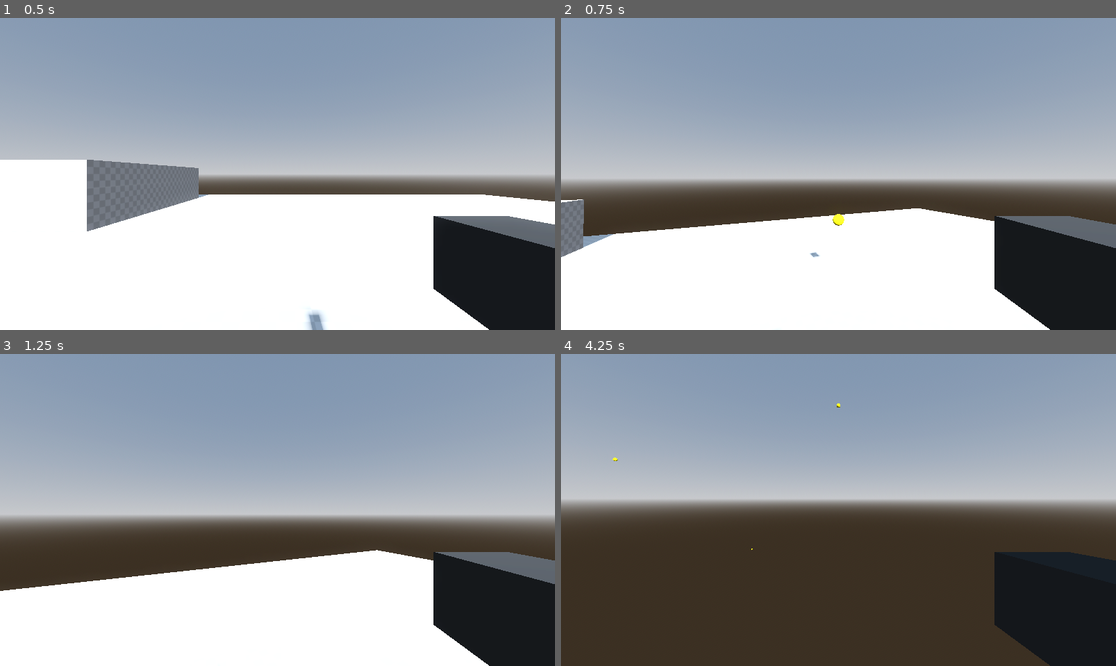
Above: before the commit, frames 1-4 (two rows, left to right).
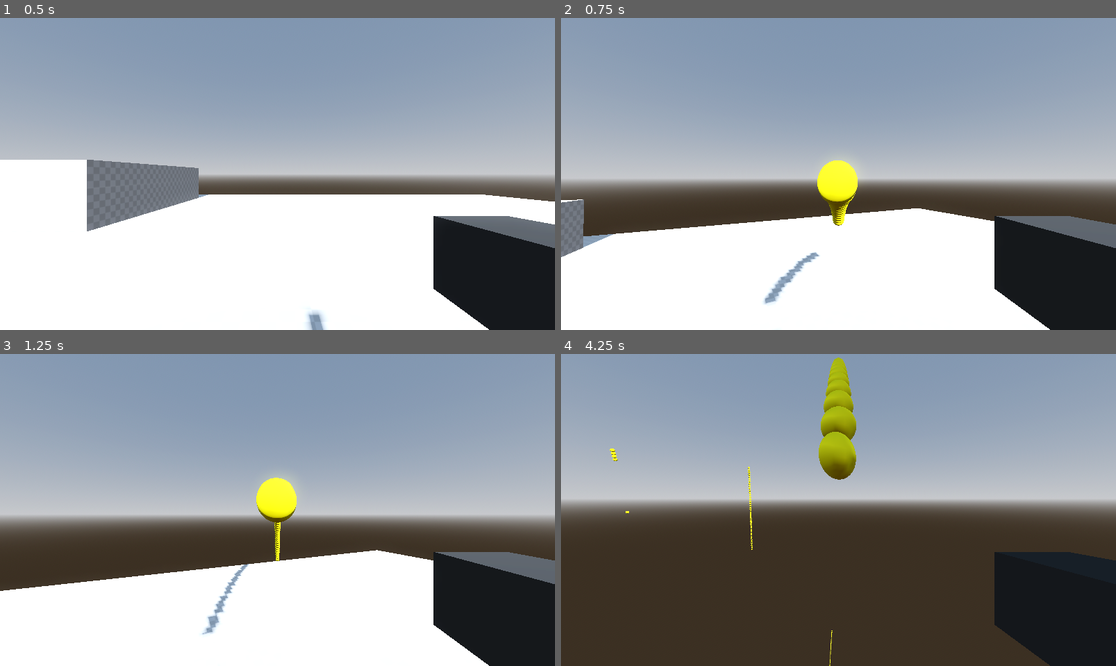
Above: after the commit, the same moments.

Repository: UselessFodder/Filthy_Neon_FPS_Project
Game: Godot game, scene res://world.tscn
Same seed, same stepped clock (60 frames per second), same inputs: the game is played once before the commit and once after it.
Inputs (mouse positions are in pixels of both pictures, inside the frame that each line leads up to):
- Up to frame 1 (0.5 s): no input
- Up to frame 2 (0.75 s): tap Enter (ui_accept) at 0.5 s; move the mouse to (866, 174) at 0.52 s; press the mouse at (866, 174) at 0.53 s; hold Up (ui_up) from 0.53 s (still down)
- Up to frame 3 (1.25 s): keep holding Up (ui_up); tap Enter (ui_accept) at 0.77 s
- Up to frame 4 (4.25 s): keep holding Up (ui_up); move the mouse to (810, 510) at 1.27 s; release the mouse at (810, 510) at 1.28 s; tap Ctrl (crouch) at 1.35 s; tap Enter (ui_accept) at 1.52, 3.02, 3.77 s; click (810, 510) at 1.55 s; move the mouse to (849, 503) at 2.02 s; press the mouse at (849, 503) at 2.03 s; move the mouse to (832, 516) at 2.77 s; release the mouse at (832, 516) at 2.78 s; tap Shift (sprint) at 2.85 s; click (832, 516) at 3.05 s; move the mouse to (877, 513) at 3.52 s; press the mouse at (877, 513) at 3.53 s

Frame 1 is identical in both runs. In frame 2, 1.3% of the frame differs, in the area x 36-54%, y 45-92%; in frame 3, 1.2%; in frame 4, 2.0%, in the area x 8-54%, y 1-100%.

Commit message:
Auto/Semi Auto modes added
Made the primary fire check able to initiate either semi or full auto firing based on weapon var is_automatic

TODO: Move this full/semi auto check to weapon item

Diff:
--- a/CharacterBody3D.gd
+++ b/CharacterBody3D.gd
@@ -15,6 +15,9 @@
 var current_speed = SPEED
 var run_speed = SPEED * 3
 var crouch_speed = SPEED * 0.25
+
+#prep automatic var
+var reset_fire = true
 
 const JUMP_VELOCITY = 4.5
 const MOUSE_SENS = 0.4
@@ -63,11 +66,20 @@
 		feet.position.y = FEET_HEIGHT
 
 	# Check for shooting
-	if Input.is_action_just_pressed("primary fire"):
-
+	if Input.is_action_pressed("primary fire"):
 		var current_weapon = weapon_pos.get_child(0)
 		var origin = head.global_transform
-		current_weapon.shoot(origin)
+
+		if reset_fire == true:
+			current_weapon.shoot(origin)
+			reset_fire = false
+
+		if current_weapon.is_automatic == true:
+			reset_fire = true
+
+	#check for button release
+	if Input.is_action_just_released("primary fire"):
+		reset_fire = true
 
 	# Get the input direction and handle the movement/deceleration.
 	# As good practice, you should replace UI actions with custom gameplay actions.
--- a/weapon.gd
+++ b/weapon.gd
@@ -1,6 +1,6 @@
 class_name Weapon extends Node3D
 
-@export var is_automatic = false
+@export var is_automatic = true
 const SPEED = 20
 
 # Called when the node enters the scene tree for the first time.
